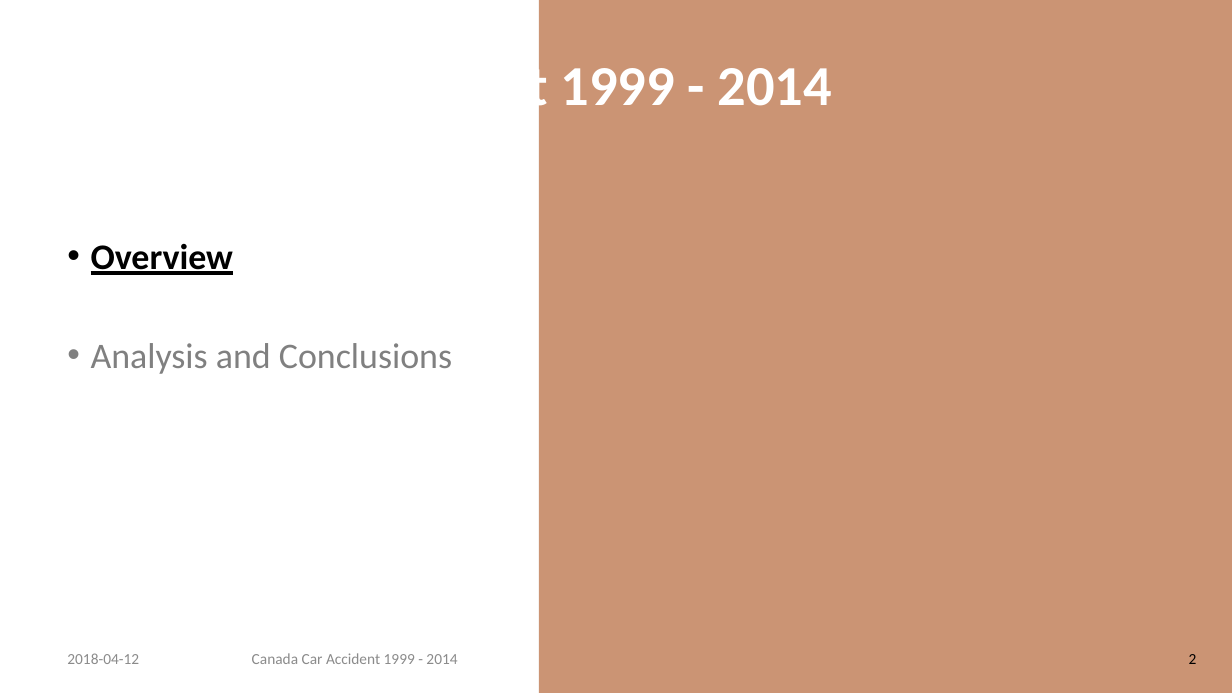
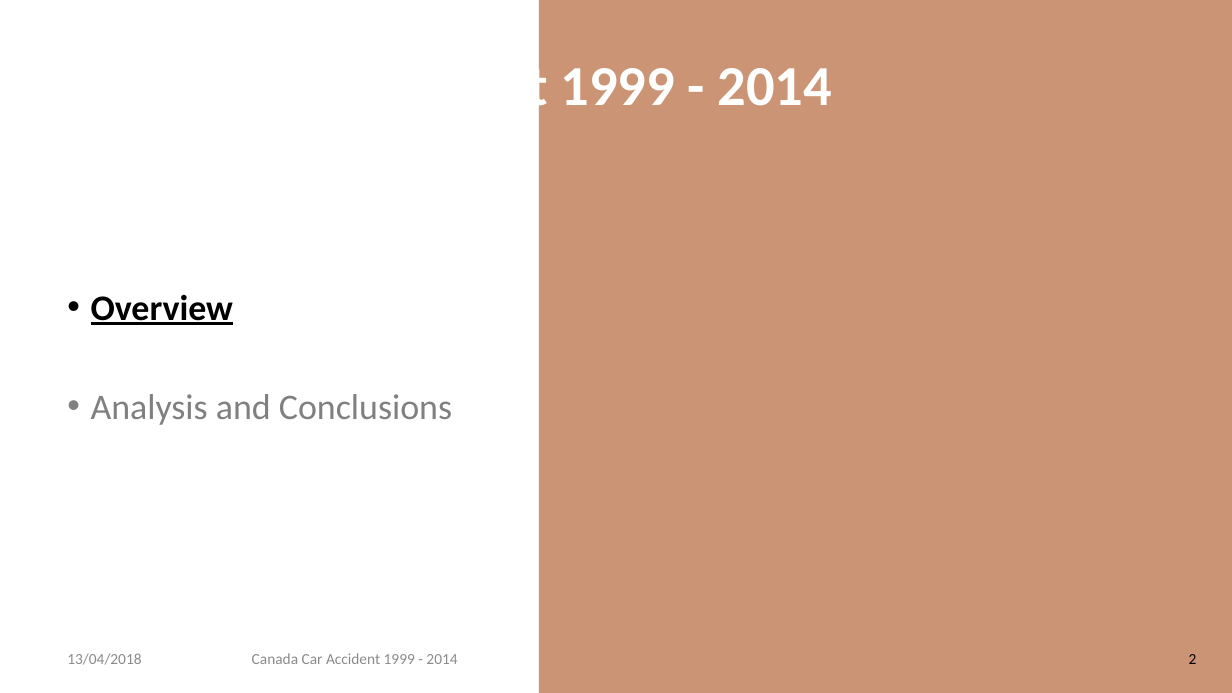
Before and after one commit to rynho/3250-G3, a slide deck: slide 2 of Deliverable/Presentation (submit).pptx. Drawn at 1232x693 pixels with LibreOffice and Linux fonts; fonts in the diff are those of the drawing; background and template pictures are left out. Boxes give left, top, right and bottom in pixels: in the first picture for what was removed or moved away, otherwise in the second. Text is boxed around its words. In the diff, an @@ line names an element or a change of style, - is before the commit and + after.

```diff
--- a/Deliverable/Presentation (submit).pptx
+++ b/Deliverable/Presentation (submit).pptx
@@ text "Overview": place and size @@
-text "Overview" at (91, 244, 452, 374)
+text "Overview" at (91, 295, 452, 425)
@@ text at (67, 653, 141, 665): text changed @@
-2018-04-12
+13/04/2018
```
Also in this commit, not shown: 19 other slides changed.
